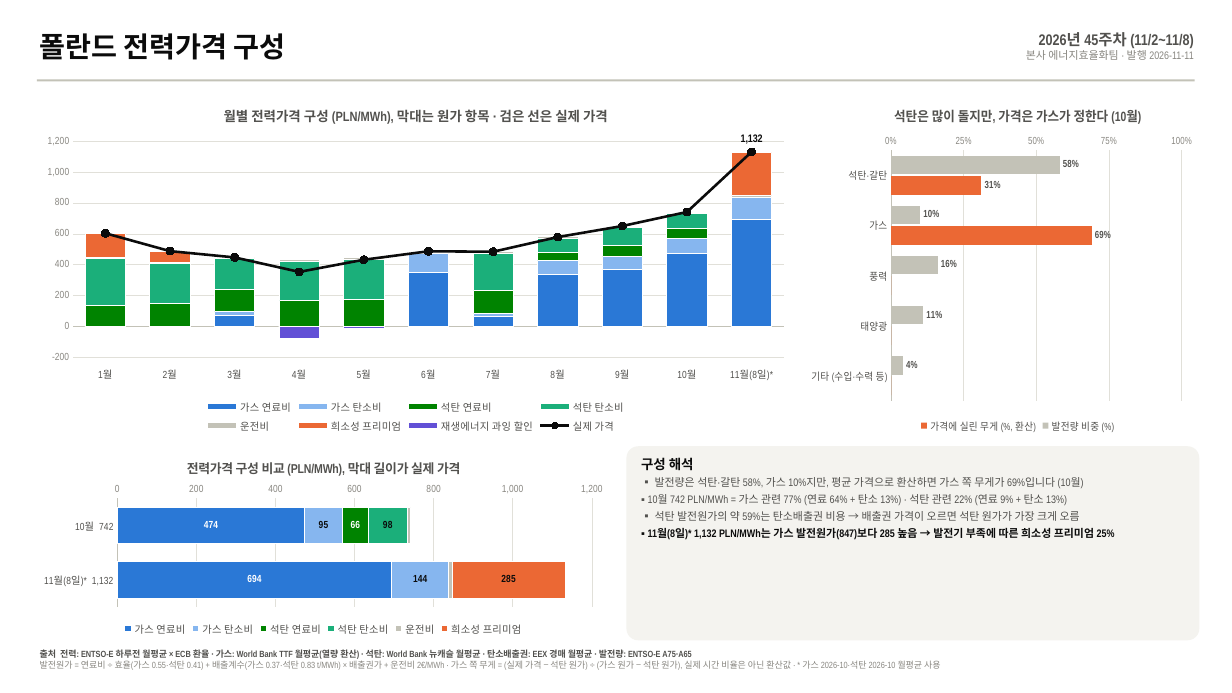
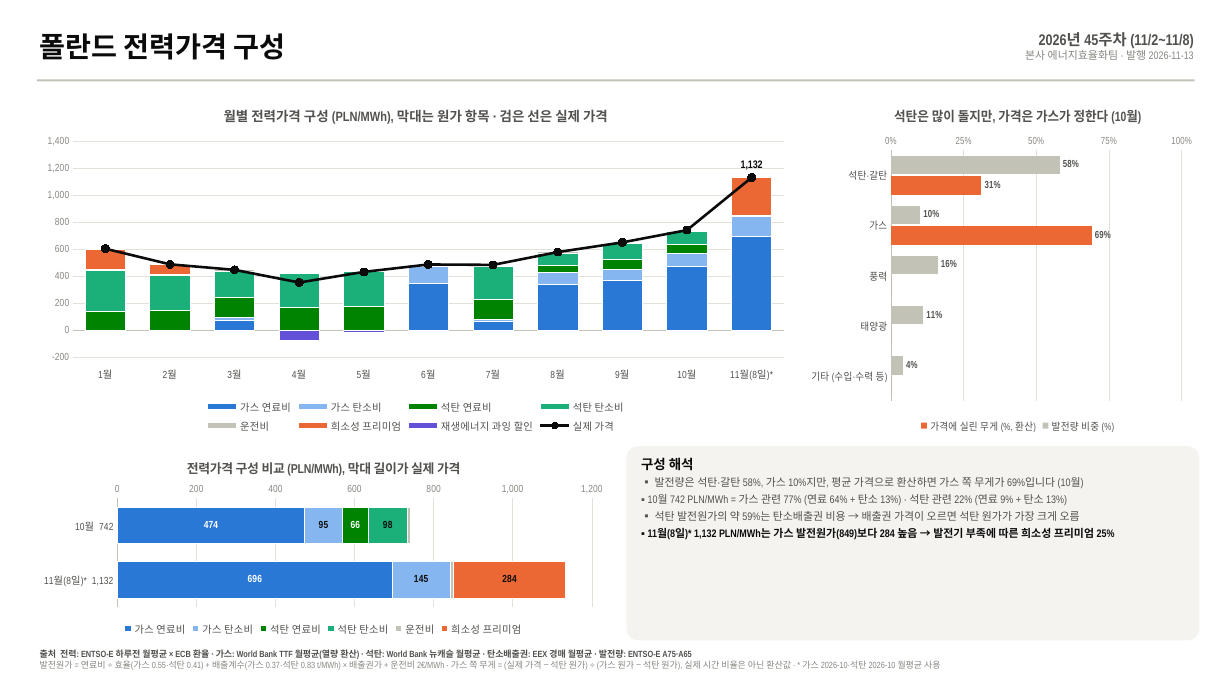
Before and after one commit to bnkim192/entsoe-harvester, a slide deck: slide 2 of weekly/2026-W45/PL_power_commodity_2026-W45.pptx. Drawn at 1232x693 pixels with LibreOffice and Linux fonts; fonts in the diff are those of the drawing. Boxes give left, top, right and bottom in pixels: in the first picture for what was removed or moved away, otherwise in the second. Text is boxed around its words. In the diff, an @@ line names an element or a change of style, - is before the commit and + after.

```diff
--- a/weekly/2026-W45/PL_power_commodity_2026-W45.pptx
+++ b/weekly/2026-W45/PL_power_commodity_2026-W45.pptx
@@ text at <box>1025,50,1194,60</box>: text changed @@
-본사 에너지효율화팀 · 발행 2026-11-11
+본사 에너지효율화팀 · 발행 2026-11-13
@@ column stacked chart at <box>32,91,799,437</box> @@
@@ 가스 연료비, 11월(8일)*: 690 to 700 @@
@@ bar stacked chart at <box>32,446,615,640</box> @@
@@ 가스 연료비, 11월(8일)*  1,132: 690 to 700 @@
@@ data labels of 가스 연료비 added @@
@@ data labels of 가스 탄소비 added @@
@@ data labels of 희소성 프리미엄 added @@
@@ text at <box>648,528,1115,540</box>: text changed @@
-▪ 11월(8일)* 1,132 PLN/MWh는 가스 발전원가(847)보다 285 높음 → 발전기 부족에 따른 희소성 프리미엄 25%
+▪ 11월(8일)* 1,132 PLN/MWh는 가스 발전원가(849)보다 284 높음 → 발전기 부족에 따른 희소성 프리미엄 25%
```
Also in this commit, not shown: 4 other slides changed, 19 other files.
